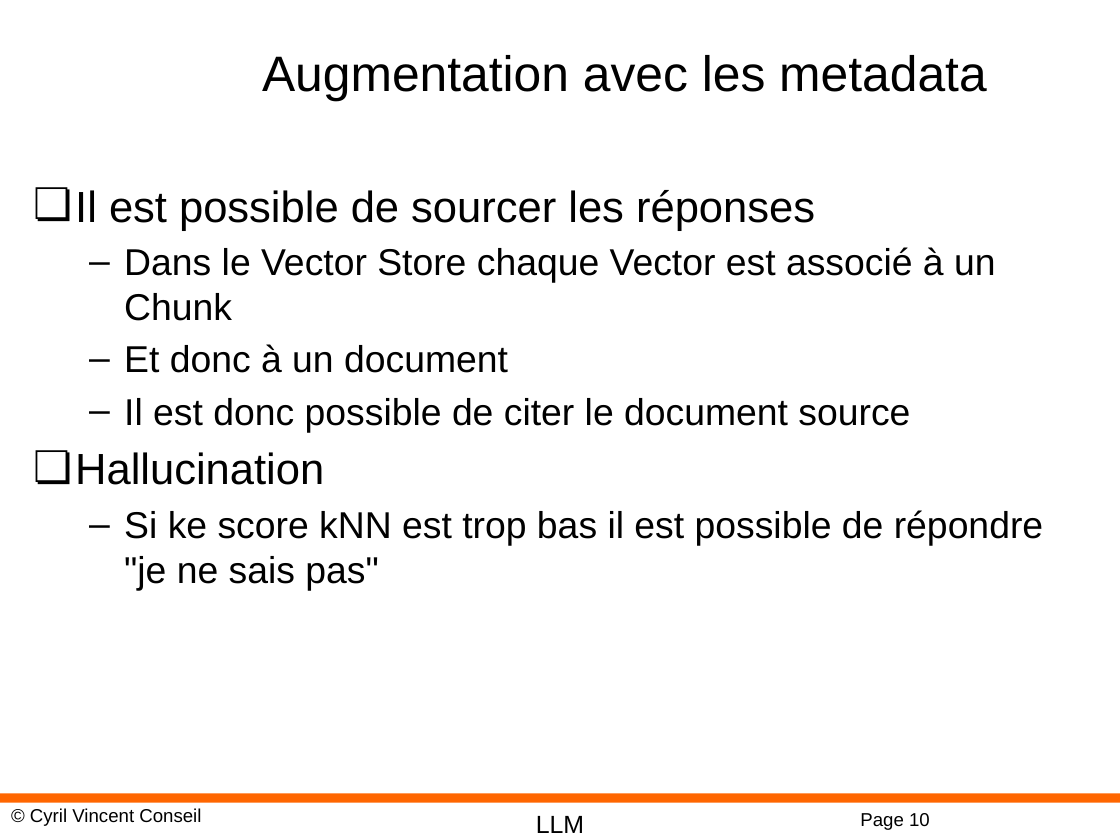
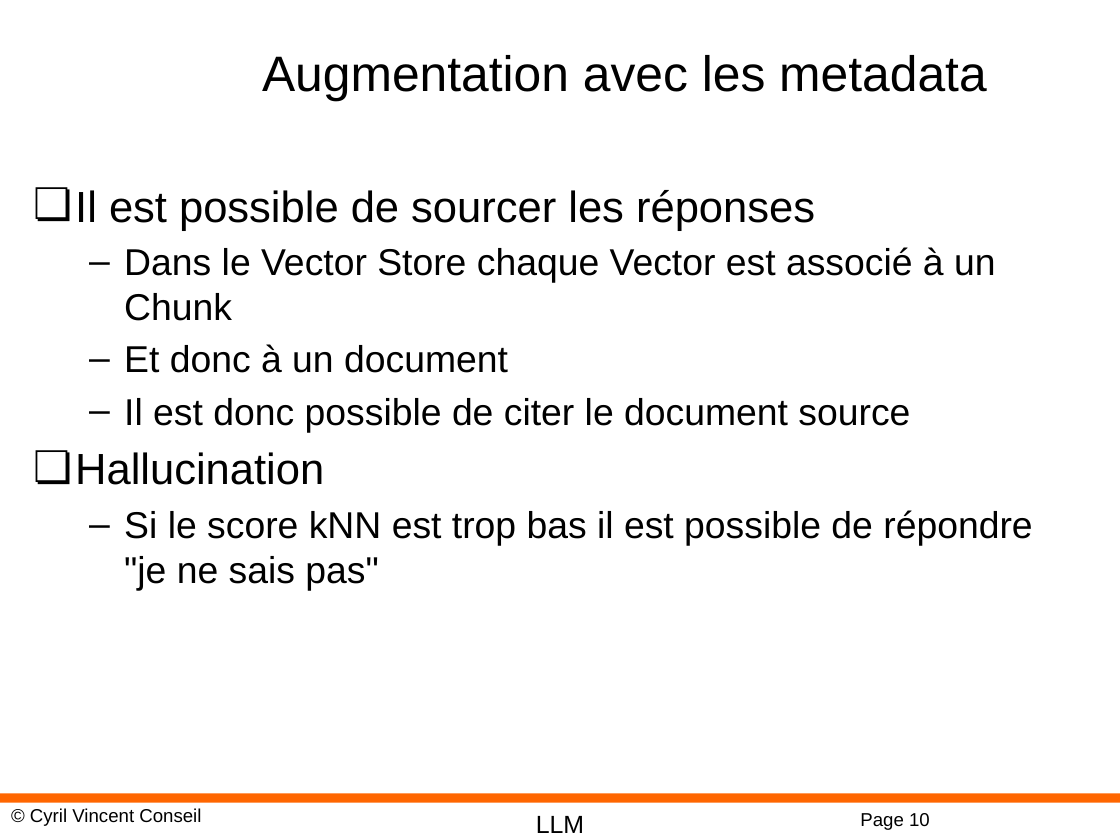
Before and after one commit to cyrilvincent/rag, a slide deck: slide 10 of ppt/RAG09-Chain.pptx. Drawn at 1120x840 pixels with LibreOffice and Linux fonts; fonts in the diff are those of the drawing; background and template pictures are left out. Boxes give left, top, right and bottom in pixels: in the first picture for what was removed or moved away, otherwise in the second. Text is boxed around its words. In the diff, an @@ line names an element or a change of style, - is before the commit and + after.

```diff
--- a/ppt/RAG09-Chain.pptx
+++ b/ppt/RAG09-Chain.pptx
@@ text at (124, 510, 1032, 590): text changed @@
-  – Si ke score kNN est trop bas il est possible de répondre "je ne sais pas"
+  – Si le score kNN est trop bas il est possible de répondre "je ne sais pas"
```
Also in this commit, not shown: 3 other slides changed, 14 other files.
